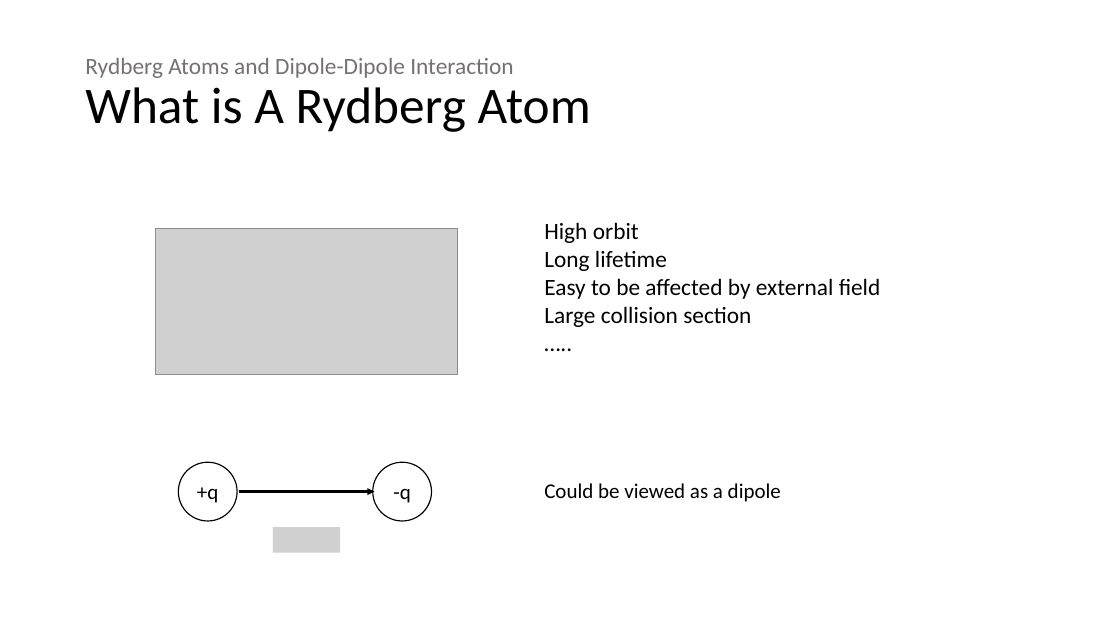
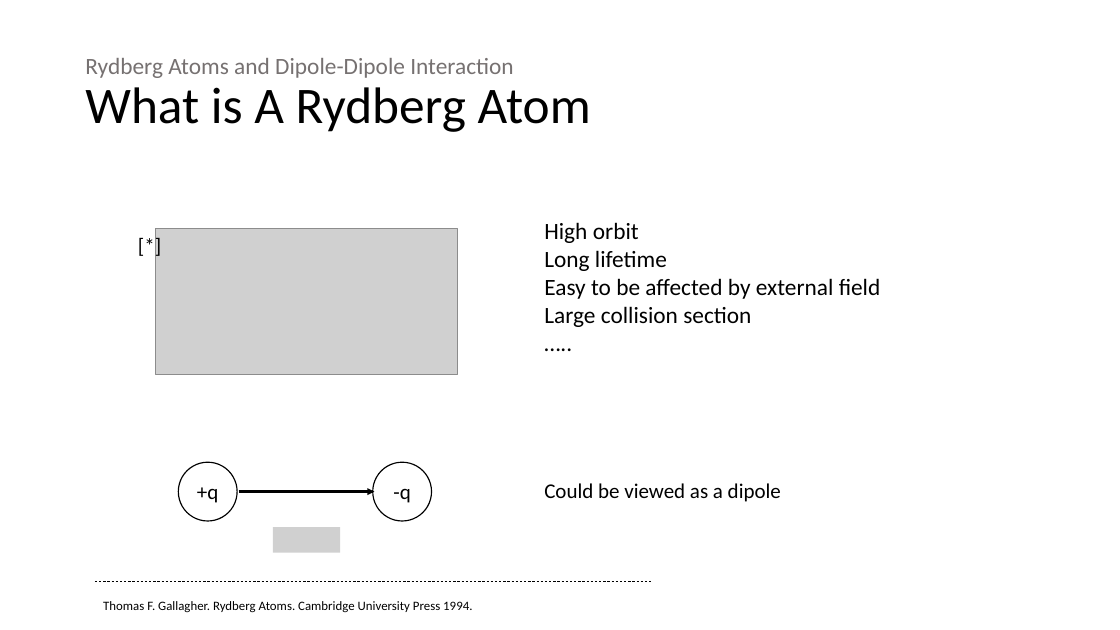
Before and after one commit to 545zhou/PHD-thesis, a slide deck: slide 3 of Presentation1.pptx. Drawn at 1120x630 pixels with LibreOffice and Linux fonts; fonts in the diff are those of the drawing; grey boxes stand for pictures. Boxes give left, top, right and bottom in pixels: in the first picture for what was removed or moved away, otherwise in the second. Text is boxed around its words. In the diff, an @@ line names an element or a change of style, - is before the commit and + after.

```diff
--- a/Presentation1.pptx
+++ b/Presentation1.pptx
@@ text added at <box>129,229,237,262</box>, 18 pt, text #000000 @@
+[*]
@@ line added from (95, 581) to (651, 581), #000000 0.5 pt dashed @@
@@ text added at <box>103,601,472,613</box>, 11 pt, text #000000 @@
+Thomas F. Gallagher. Rydberg Atoms. Cambridge University Press 1994.
```
Also in this commit, not shown: 6 other slides changed.
